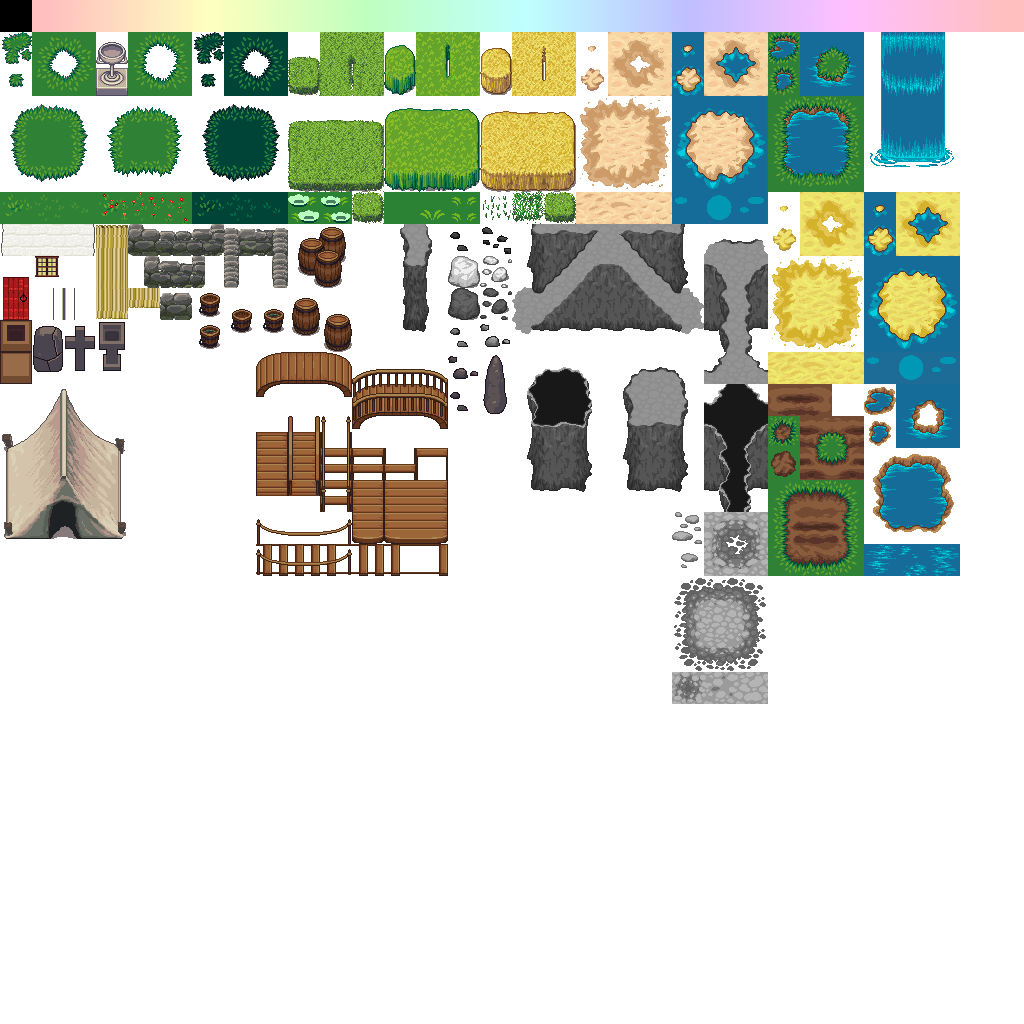
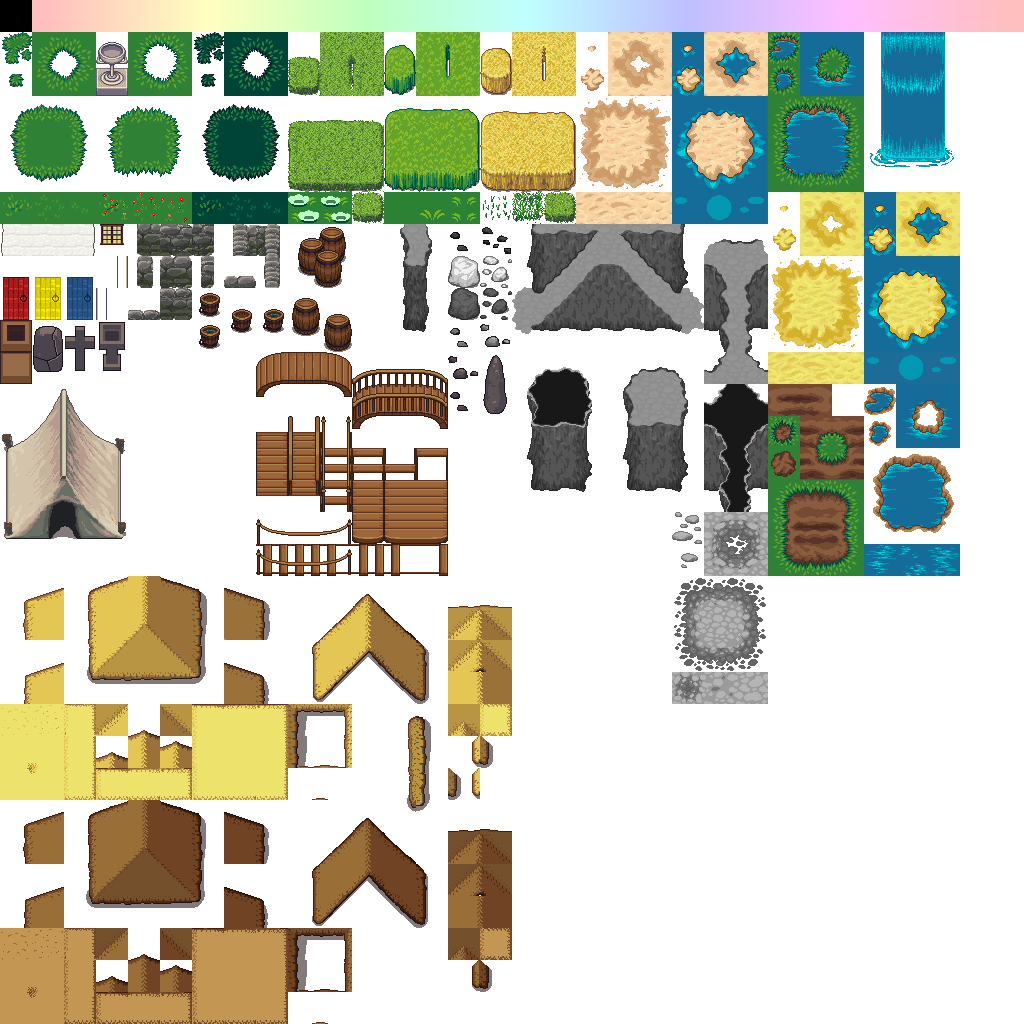
Layered file, before and after one edit (1024 x 1024). Changes by layer:
renamed "Layer" to "Layer #2", painted on it over [23, 224, 512, 704]
painted on "Layer #1" over [0, 224, 512, 1024]
